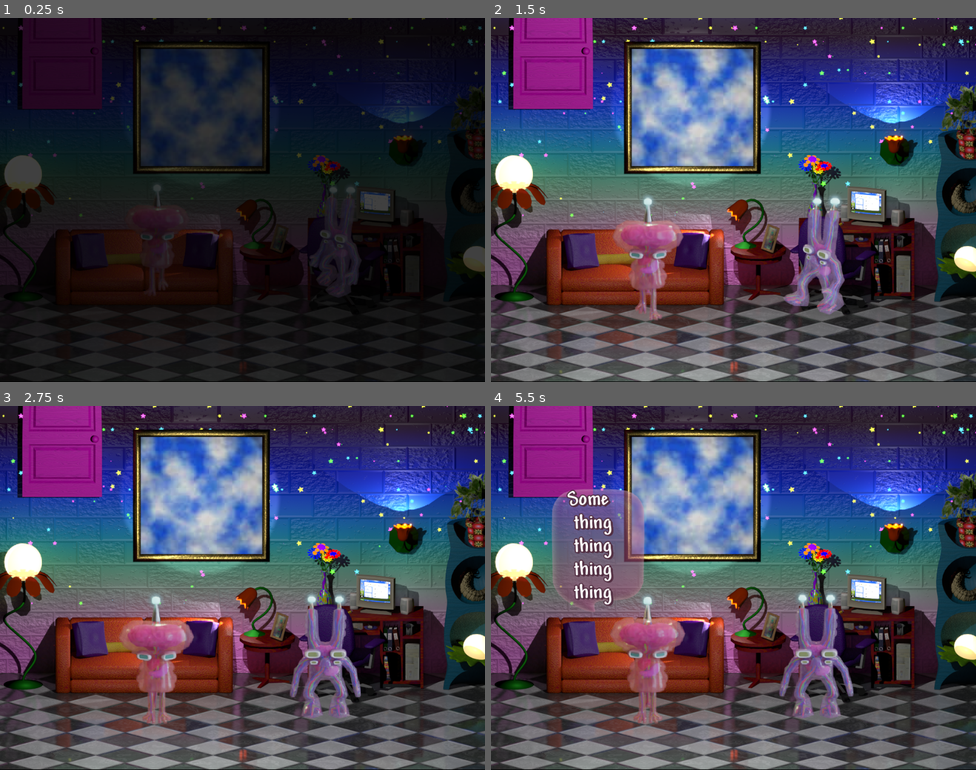
Above: before the commit, frames 1-4 (two rows, left to right).
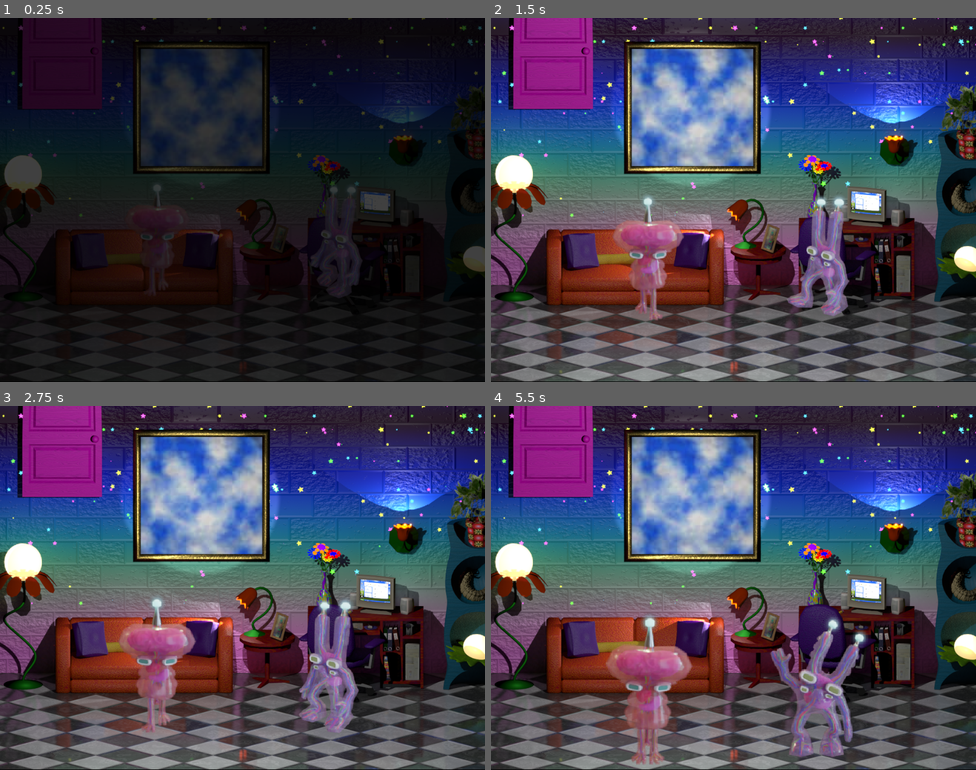
Above: after the commit, the same moments.

Repository: goudreinette/specimenz
Game: Godot game, scene res://rooms/comms_room/communications_room.tscn
The game is run twice, just before and just after one commit, with the same random seed, the same clock (stepped at 60 frames per second) and the same inputs. This scene is started directly instead of the project's main scene.
Inputs (mouse positions are in pixels of both pictures, inside the frame that each line leads up to):
- Up to frame 1 (0.25 s): no input
- Up to frame 2 (1.5 s): tap Enter (ui_accept) at 0.5, 0.77 s; move the mouse to (840, 181) at 0.52 s; click (840, 181) at 0.67 s; drag from (636, 218) to (709, 272) at 1.27 s
- Up to frame 3 (2.75 s): move the mouse to (291, 507) at 2.02 s; click (291, 507) at 2.17 s
- Up to frame 4 (5.5 s): drag from (709, 660) to (588, 533) at 2.77 s; move the mouse to (879, 642) at 3.52 s; click (879, 642) at 3.67 s; tap Enter (ui_accept) at 3.77 s; drag from (588, 533) to (660, 497) at 4.27 s; move the mouse to (757, 588) at 5.02 s; click (757, 588) at 5.17 s

The runs differ from the first frame. In frame 1, less than 0.1% of the frame differs, in the area x 66-74%, y 49-65%; in frame 2, 2.1%; in frame 3, 4.4%; in frame 4, 13%, in the area x 12-78%, y 22-99%.

Commit message:
Poopy can wave!

Diff:
--- a/characters/Character.gd
+++ b/characters/Character.gd
@@ -41,6 +41,10 @@
 
 	if state == CharacterState.Talking:
 		$AnimatedSprite2D.play("talking")
+	elif state == CharacterState.Waving:
+		$AnimatedSprite2D.play("waving")
+	elif state == CharacterState.Sighing:
+		$AnimatedSprite2D.play("big sigh")
 	elif walking:
 		var direction: Vector2 = self.position.direction_to(target_pos)
 
@@ -65,13 +69,15 @@
 				$AnimatedSprite2D.play("left_backward")
 			else:
 				$AnimatedSprite2D.play("left")
+	else:
+		$AnimatedSprite2D.play("idling")
 
 	last_frame_pos = self.position
 
 
 func walk_to_new_location():
 	current_walking_tween =  get_tree().create_tween()
-	var new_pos =  start_pos +  Vector2(randf_range(-30, 30), randf_range(20, 80))
+	var new_pos =  start_pos +  Vector2(randf_range(-30, 30), randf_range(50, 150))
 	#var distance = self.position.distance_to(new_pos)
 	#var walk_duration = remap(distance, 0, 200, 0.0, 1.0)
 	var distance = (position).distance_to(new_pos)
@@ -112,10 +118,19 @@
 	get_parent().add_child(new_bubble)
 
 func sigh():
-	pass
+	state = CharacterState.Sighing
 
 func huh():
-	pass
+	state = CharacterState.Huh
 
 func wave():
-	pass
+	state = CharacterState.Waving
+
+
+func _on_animated_sprite_2d_animation_finished():
+	if state == CharacterState.Sighing:
+		state = CharacterState.Idle
+	if state == CharacterState.Huh:
+		state = CharacterState.Idle
+	if state == CharacterState.Waving:
+		state = CharacterState.Idle
--- a/characters/Maeve.tscn
+++ b/characters/Maeve.tscn
@@ -49,3 +49,4 @@
 animation = &"right_forward"
 
 [connection signal="timeout" from="Timer" to="." method="_on_timer_timeout"]
+[connection signal="animation_finished" from="AnimatedSprite2D" to="." method="_on_animated_sprite_2d_animation_finished"]
--- a/characters/Pipette.tscn
+++ b/characters/Pipette.tscn
@@ -380,7 +380,7 @@
 "duration": 1.0,
 "texture": ExtResource("50_yr3tv")
 }],
-"loop": 1,
+"loop": 0,
 "name": &"huh",
 "speed": 12.0
 }, {
@@ -922,7 +922,7 @@
 "duration": 1.0,
 "texture": ExtResource("130_gosrp")
 }],
-"loop": 1,
+"loop": 0,
 "name": &"waving",
 "speed": 12.0
 }]
@@ -938,7 +938,7 @@
 [node name="AnimatedSprite2D" type="AnimatedSprite2D" parent="." unique_id=750133325]
 scale = Vector2(0.5, 0.5)
 sprite_frames = SubResource("SpriteFrames_bsyeo")
-animation = &"back"
+animation = &"waving"
 
 [node name="Timer" type="Timer" parent="." unique_id=1934291810]
 one_shot = true
@@ -947,5 +947,6 @@
 [node name="TalkingTimer" type="Timer" parent="." unique_id=784362058]
 one_shot = true
 
+[connection signal="animation_finished" from="AnimatedSprite2D" to="." method="_on_animated_sprite_2d_animation_finished"]
 [connection signal="timeout" from="Timer" to="." method="_on_timer_timeout"]
 [connection signal="timeout" from="TalkingTimer" to="." method="_on_talking_timer_timeout"]
--- a/characters/Poopy.tscn
+++ b/characters/Poopy.tscn
@@ -367,7 +367,7 @@
 "duration": 1.0,
 "texture": ExtResource("38_fqhb3")
 }],
-"loop": 1,
+"loop": 0,
 "name": &"big sigh",
 "speed": 12.0
 }, {
@@ -922,7 +922,7 @@
 "duration": 1.0,
 "texture": ExtResource("106_fpesn")
 }],
-"loop": 1,
+"loop": 0,
 "name": &"waving",
 "speed": 12.0
 }]
@@ -938,9 +938,8 @@
 [node name="AnimatedSprite2D" type="AnimatedSprite2D" parent="." unique_id=750133325]
 scale = Vector2(0.5, 0.5)
 sprite_frames = SubResource("SpriteFrames_0jvrn")
-animation = &"idling"
+animation = &"waving"
 autoplay = "idling"
-frame_progress = 0.5433293
 
 [node name="Timer" type="Timer" parent="." unique_id=1934291810]
 autostart = true
@@ -948,5 +947,6 @@
 [node name="TalkingTimer" type="Timer" parent="." unique_id=1647831272]
 one_shot = true
 
+[connection signal="animation_finished" from="AnimatedSprite2D" to="." method="_on_animated_sprite_2d_animation_finished"]
 [connection signal="timeout" from="Timer" to="." method="_on_timer_timeout"]
 [connection signal="timeout" from="TalkingTimer" to="." method="_on_talking_timer_timeout"]
--- a/project.godot
+++ b/project.godot
@@ -82,12 +82,11 @@
 
 window/size/viewport_width=960
 window/size/viewport_height=720
-window/size/mode=4
 window/size/initial_position_type=3
 window/size/resizable=false
 window/size/always_on_top=true
-window/size/window_width_override=1280
-window/size/window_height_override=960
+window/size/window_width_override=2560
+window/size/window_height_override=1920
 window/stretch/mode="viewport"
 window/stretch/scale_mode="integer"
 window/per_pixel_transparency/allowed=true
--- a/rooms/comms_room/conversation_1.gd
+++ b/rooms/comms_room/conversation_1.gd
@@ -9,7 +9,10 @@
 
 
 func _ready():
-	await pause(5)
+	await pause(4)
+	poopy.wave()
+
+	await pause(10)
 	pipette.say("Some \n thing\n thing\n thing\n thing")
 	await pause(5)
 	pipette.say("Blablblabllbalblblablalbalblabla")
Not shown, changed: rooms/garden/garden1.png.import
Not shown, changed: rooms/garden/garden2.png.import
Not shown, changed: rooms/garden/garden3.png.import
Not shown, changed: rooms/garden/garden4.png.import
Not shown, changed: rooms/hall/hall1.png.import
Not shown, changed: rooms/hall/hall2.png.import
Not shown, changed: rooms/hall/hall3.png.import
Not shown, changed: rooms/hall/hall4.png.import
Not shown, changed: rooms/hall/hall5.png.import
Not shown, changed: rooms/hall/hall6.png.import
Not shown, changed: rooms/kitchen/kitchen1.png.import
Not shown, changed: rooms/kitchen/kitchen2.png.import
(and 24 more such lines)
